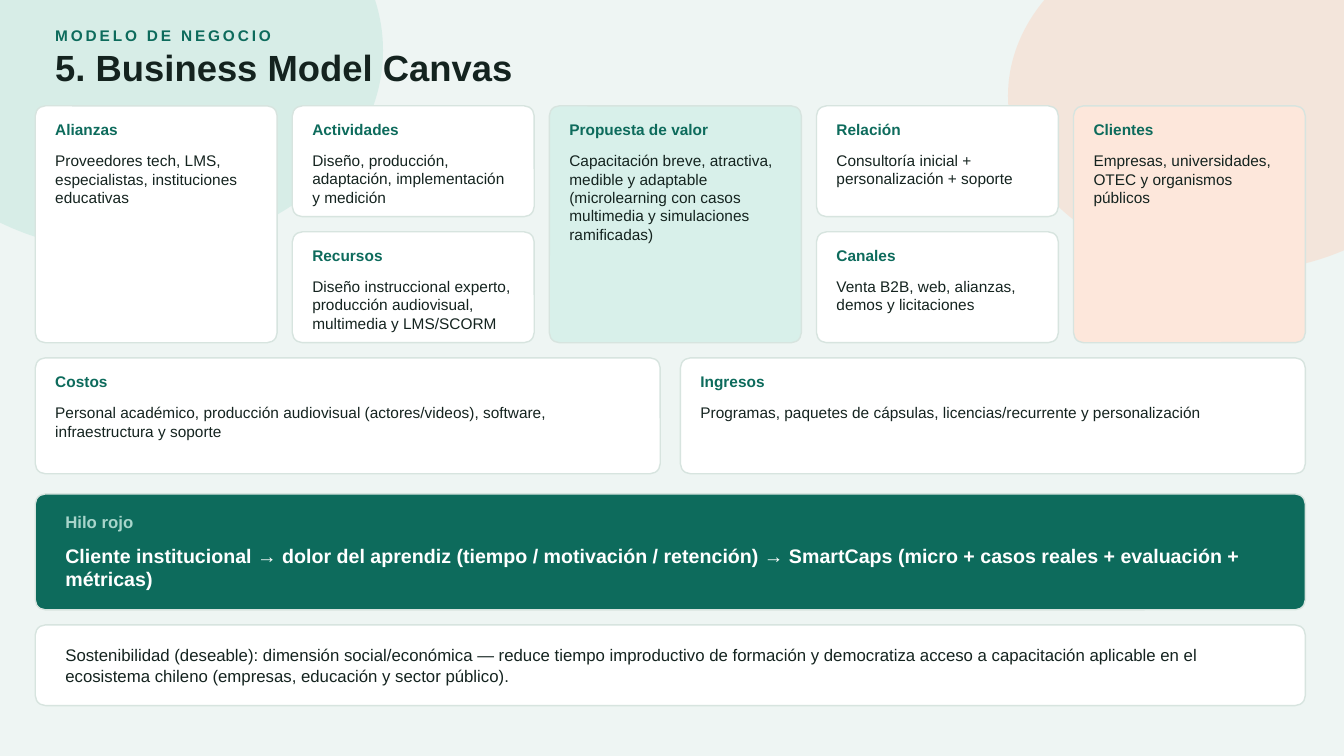
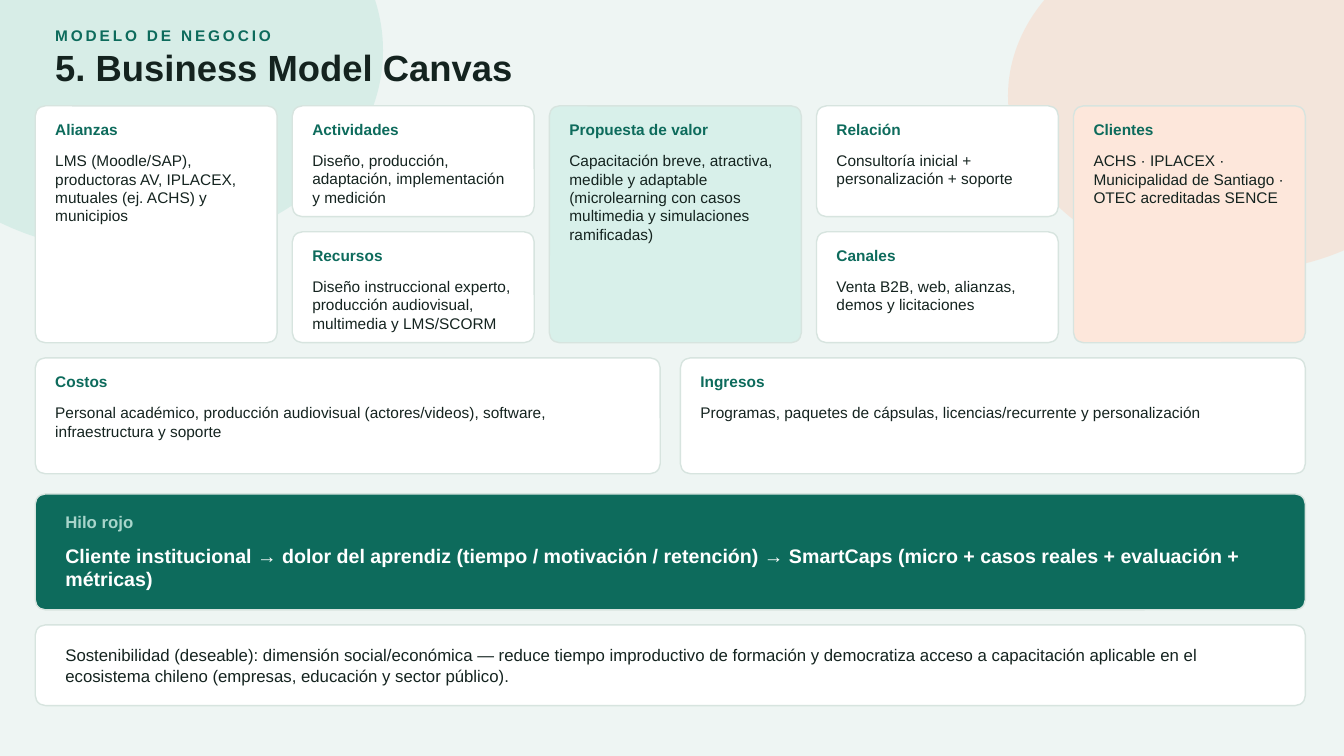
Before and after one commit to javier84pm-create/laboratorio-elearning-prototipo, a slide deck: slide 5 of PaolaCornejo_Examen_IE.pptx. Drawn at 1344x756 pixels with LibreOffice and Linux fonts; fonts in the diff are those of the drawing. Boxes give left, top, right and bottom in pixels: in the first picture for what was removed or moved away, otherwise in the second. Text is boxed around its words. In the diff, an @@ line names an element or a change of style, - is before the commit and + after.

```diff
--- a/PaolaCornejo_Examen_IE.pptx
+++ b/PaolaCornejo_Examen_IE.pptx
@@ text at [55,155,236,225]: text changed @@
-Proveedores tech, LMS, especialistas, instituciones educativas
+LMS (Moodle/SAP), productoras AV, IPLACEX, mutuales (ej. ACHS) y municipios
@@ text at [1094,155,1278,203]: text changed @@
-Empresas, universidades, OTEC y organismos públicos
+ACHS · IPLACEX · Municipalidad de Santiago · OTEC acreditadas SENCE
```
Also in this commit, not shown: 6 other slides changed, 10 other files.
